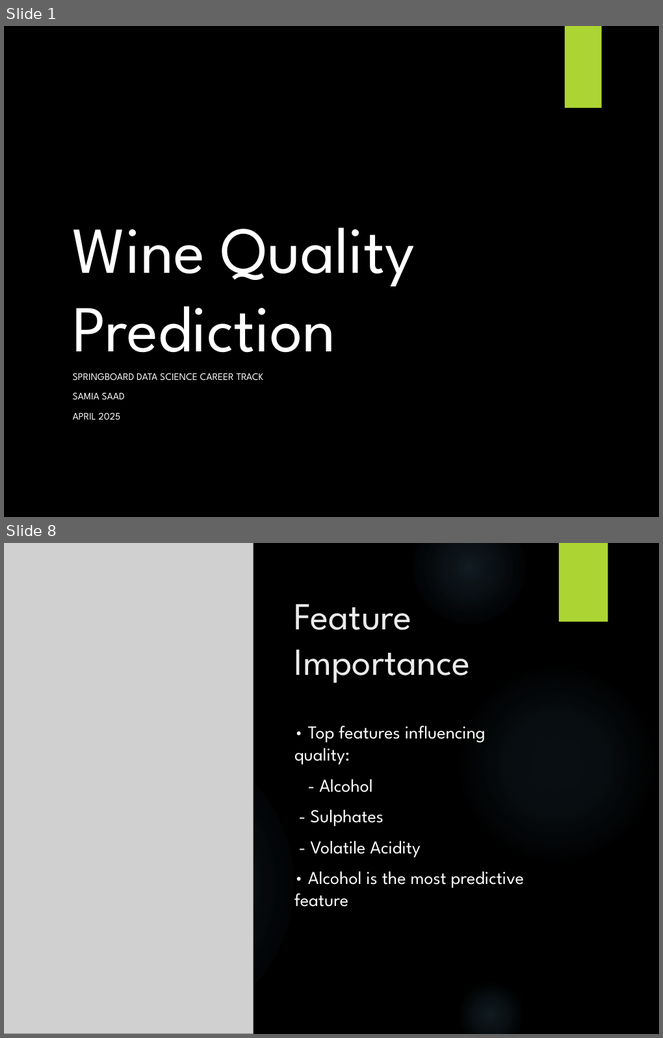
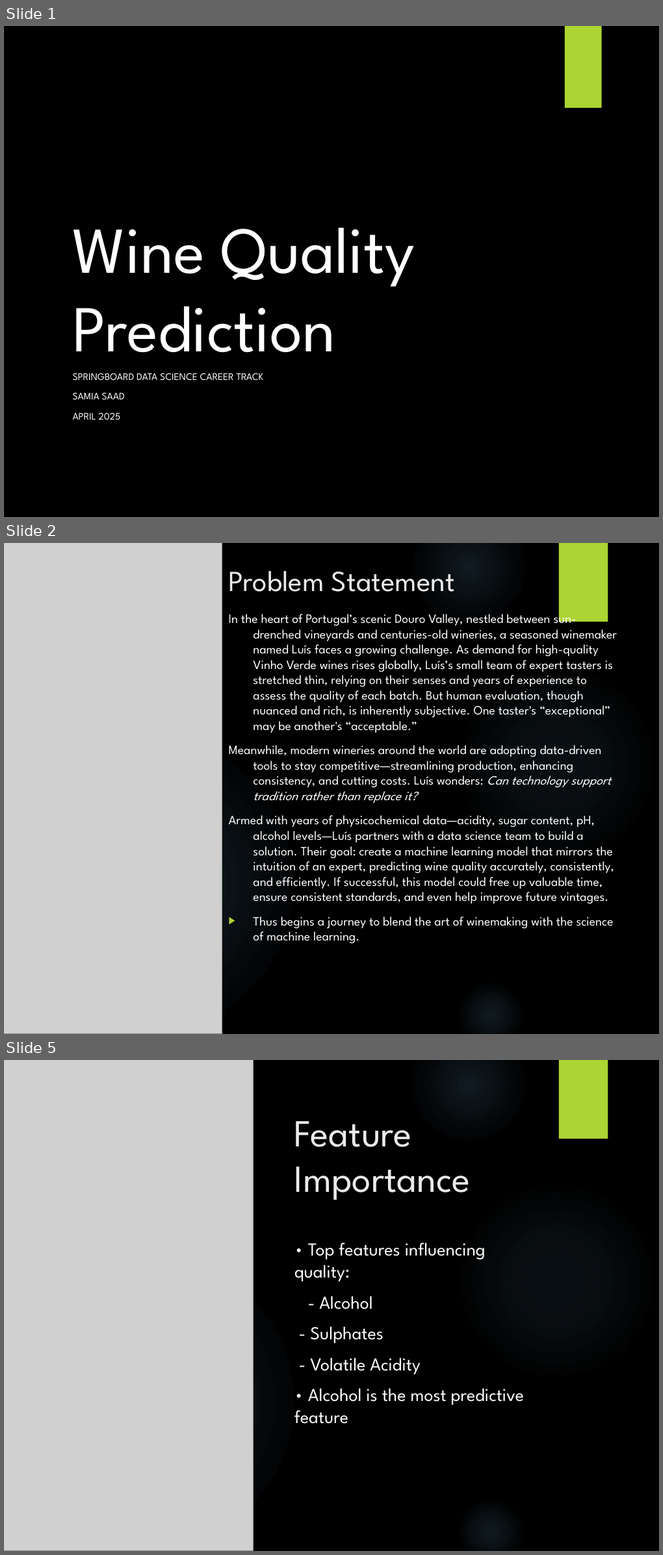
Before and after one commit to Samiafazal/springboard, a slide deck: wine+quality/Wine_Quality_Presentation.pptx. Shown one above the other, each under a label of ours: slides 1 and 8 before the commit, slides 1, 2 and 5 after it; the slides between them are not shown. The pictures are 663x1038 and 663x1555 pixels, drawn with LibreOffice and Linux fonts; fonts in the diff are those of the drawing; grey boxes stand for pictures; background and template pictures are left out. Boxes give left, top, right and bottom in pixels: in the first picture for what was removed or moved away, otherwise in the second. Text is boxed around its words. In the diff, an @@ line names an element or a change of style, - is before the commit and + after.

```diff
--- a/wine+quality/Wine_Quality_Presentation.pptx
+++ b/wine+quality/Wine_Quality_Presentation.pptx
@@ slide 2 added at bbox=[4, 543, 659, 1034], background picture (left out); not listed: 6 template elements that a slide beside it also shows @@
@@ picture added at bbox=[4, 543, 222, 1034] @@
@@ title added at bbox=[229, 571, 455, 592], 32 pt, text #EBEBEB @@
+Problem Statement
@@ text added at bbox=[229, 610, 618, 944], 14 pt, text #FFFFFF @@
+In the heart of Portugal’s scenic Douro Valley, nestled between sun-drenched vineyards and centuries-old wineries, a seasoned winemaker named Luís faces a growing challenge. As demand for high-quality Vinho Verde wines rises globally, Luís’s small team of expert tasters is stretched thin, relying on their senses and years of experience to assess the quality of each batch. But human evaluation, though nuanced and rich, is inherently subjective. One taster's “exceptional” may be another's “acceptable.”
+Meanwhile, modern wineries around the world are adopting data-driven tools to stay competitive—streamlining production, enhancing consistency, and cutting costs. Luís wonders: Can technology support tradition rather than replace it?
+Armed with years of physicochemical data—acidity, sugar content, pH, alcohol levels—Luís partners with a data science team to build a solution. Their goal: create a machine learning model that mirrors the intuition of an expert, predicting wine quality accurately, consistently, and efficiently. If successful, this model could free up valuable time, ensure consistent standards, and even help improve future vintages.
+▶ Thus begins a journey to blend the art of winemaking with the science of machine learning.
@@ what was slide 8 is now slide 5 @@
```
Also in this commit, not shown: 1 slide changed, 4 other slides added, 2 slides removed.
